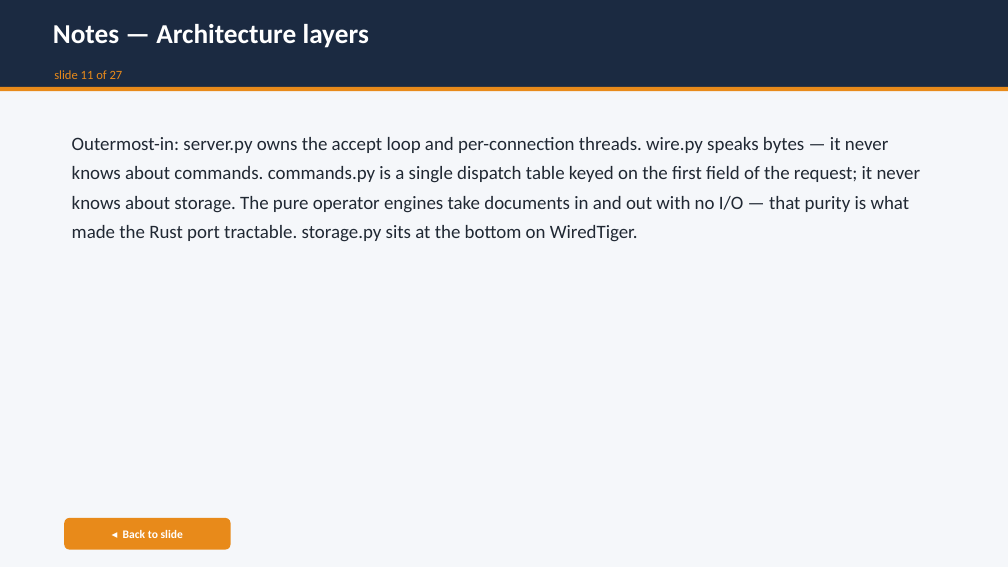
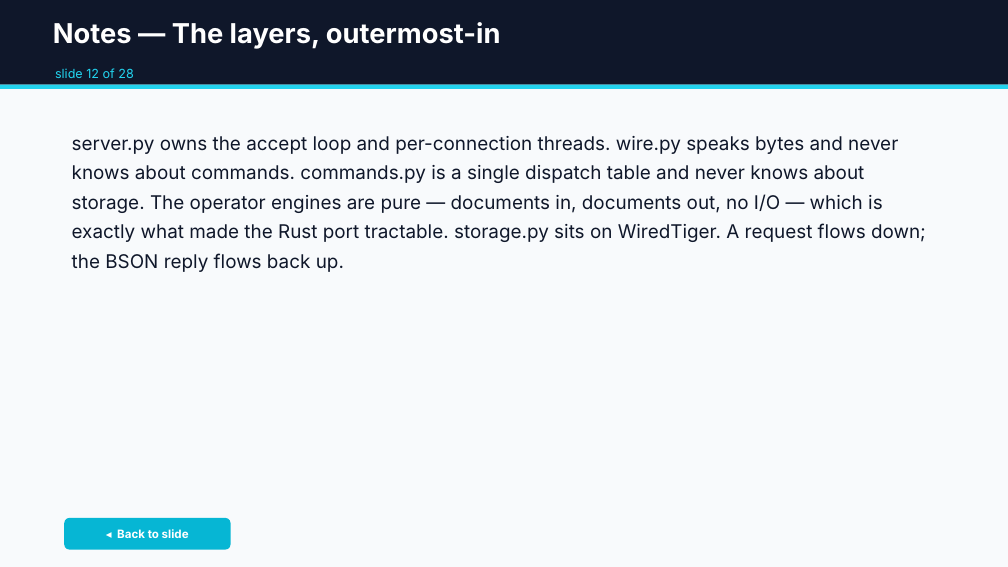
Before and after one commit to jdrumgoole/SecantusDB, a slide deck: slide 41 of docs/presentations/SecantusDB-overview.pptx (slide 39 before the commit). Drawn at 1008x567 pixels with LibreOffice and Linux fonts; fonts in the diff are those of the drawing. Boxes give left, top, right and bottom in pixels: in the first picture for what was removed or moved away, otherwise in the second. Text is boxed around its words. In the diff, an @@ line names an element or a change of style, - is before the commit and + after.

```diff
--- a/docs/presentations/SecantusDB-overview.pptx
+++ b/docs/presentations/SecantusDB-overview.pptx
@@ rectangle at (0, 0, 1008, 567): fill #F5F7FA to #F8FAFC @@
@@ rectangle at (0, 0, 1008, 85): fill #1B2A41 to #0F172A @@
@@ text at (53, 22, 501, 49): text changed; font Calibri to Inter @@
-Notes — Architecture layers
+Notes — The layers, outermost-in
@@ rectangle at (0, 85, 1008, 89): fill #E88A1A to #22D3EE @@
@@ text at (55, 68, 133, 78): text changed; font Calibri to Inter; text colour #E88A1A to #22D3EE @@
-slide 11 of 27
+slide 12 of 28
@@ text at (72, 136, 926, 272): text changed; font Calibri to Inter; text colour #202833 to #0F172A @@
-Outermost-in: server.py owns the accept loop and per-connection threads. wire.py speaks bytes — it never knows about commands. commands.py is a single dispatch table keyed on the first field of the request; it never knows about storage. The pure operator engines take documents in and out with no I/O — that purity is what made the Rust port tractable. storage.py sits at the bottom on WiredTiger.
+server.py owns the accept loop and per-connection threads. wire.py speaks bytes and never knows about commands. commands.py is a single dispatch table and never knows about storage. The operator engines are pure — documents in, documents out, no I/O — which is exactly what made the Rust port tractable. storage.py sits on WiredTiger. A request flows down; the BSON reply flows back up.
@@ rounded rectangle "◂ Back to slide" at (64, 518, 231, 550): font Calibri to Inter; fill #E88A1A to #06B6D4 @@
```
Also in this commit, not shown: 52 other slides changed, 4 slides added, 2 slides removed, 4 other files.
